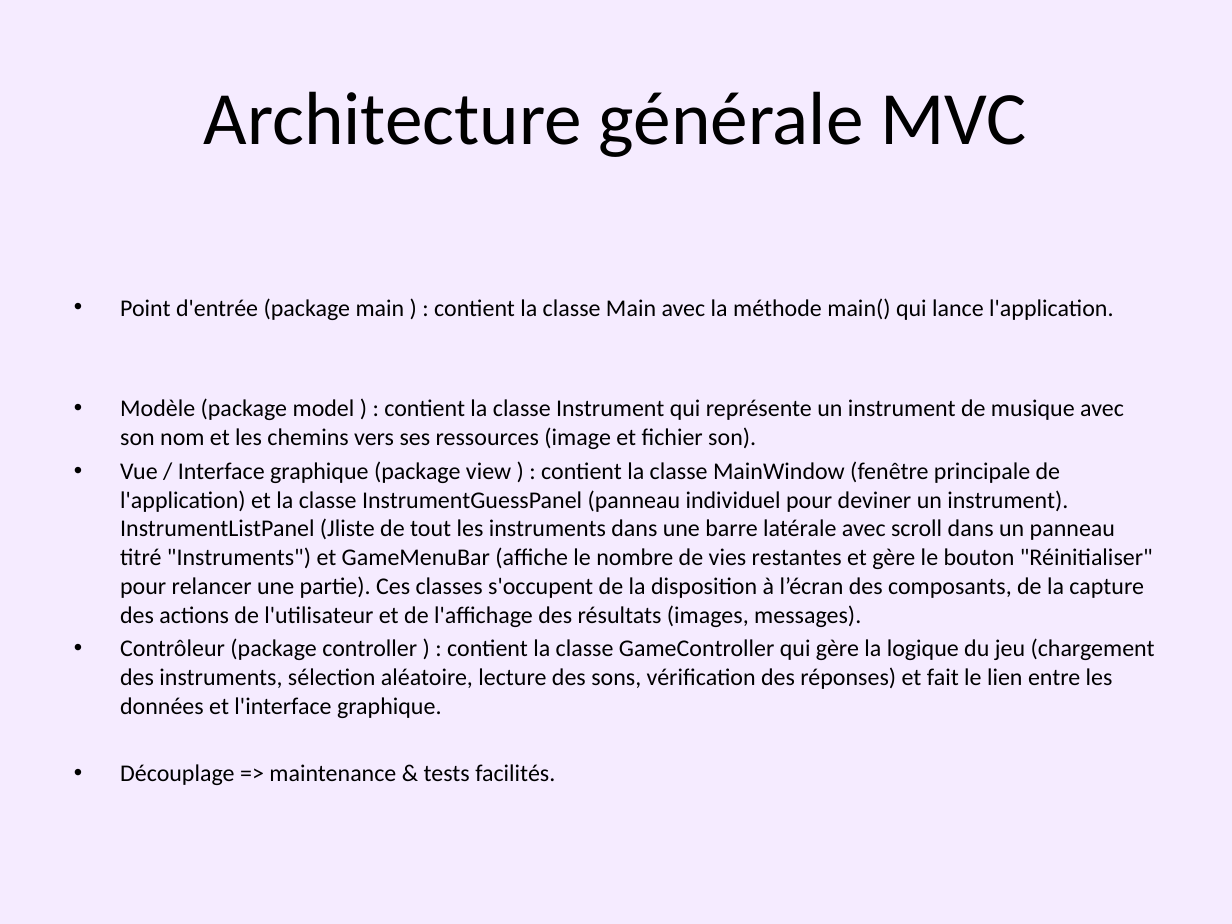
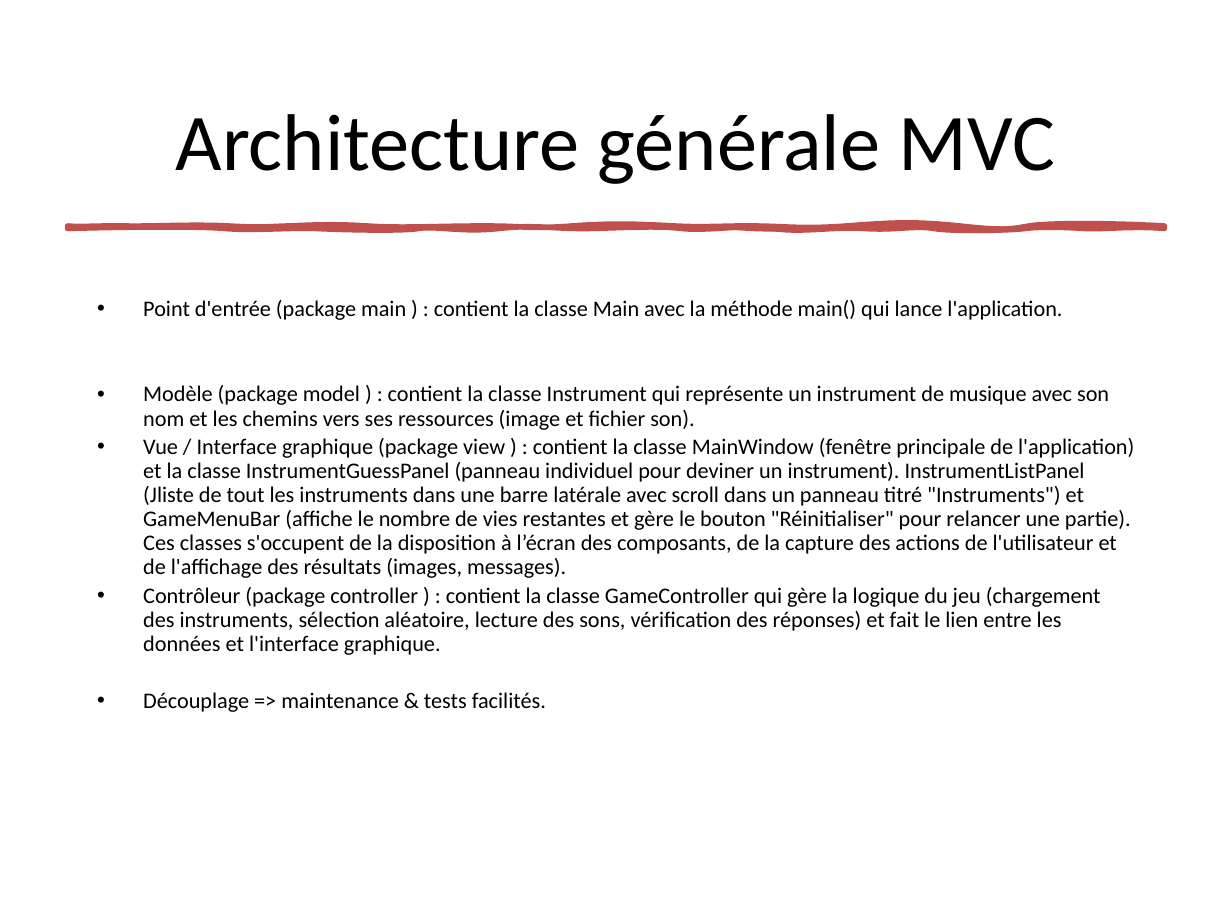
Before and after one commit to Bobyte5923/SoundOfWorld, a slide deck: slide 10 of SoundOfWorld.pptx. Drawn at 1232x924 pixels with LibreOffice and Linux fonts; fonts in the diff are those of the drawing. Boxes give left, top, right and bottom in pixels: in the first picture for what was removed or moved away, otherwise in the second. Text is boxed around its words. In the diff, an @@ line names an element or a change of style, - is before the commit and + after.

```diff
--- a/SoundOfWorld.pptx
+++ b/SoundOfWorld.pptx
@@ background #F5EBFF to #FFFFFF @@
@@ title "Architecture générale MVC" moved from (x1=204, y1=91, x2=1027, y2=157) to (x1=176, y1=114, x2=1055, y2=184) @@
@@ title "Architecture générale MVC" at (x1=176, y1=114, x2=1055, y2=184): size 44 to 47 pt @@
@@ freeform shape added at (x1=68, y1=225, x2=1164, y2=228), fill #C0504D, outline #C0504D 3.25 pt @@
@@ text "Point d'entrée (package main ) ..." moved from (x1=120, y1=298, x2=1155, y2=785) to (x1=143, y1=300, x2=1134, y2=712) @@
@@ text "Point d'entrée (package main ) ..." at (x1=143, y1=300, x2=1134, y2=712): size 14 to 13 pt; line spacing 1 to 0.9 @@
```
Also in this commit, not shown: 10 other slides changed, 1 other file.
